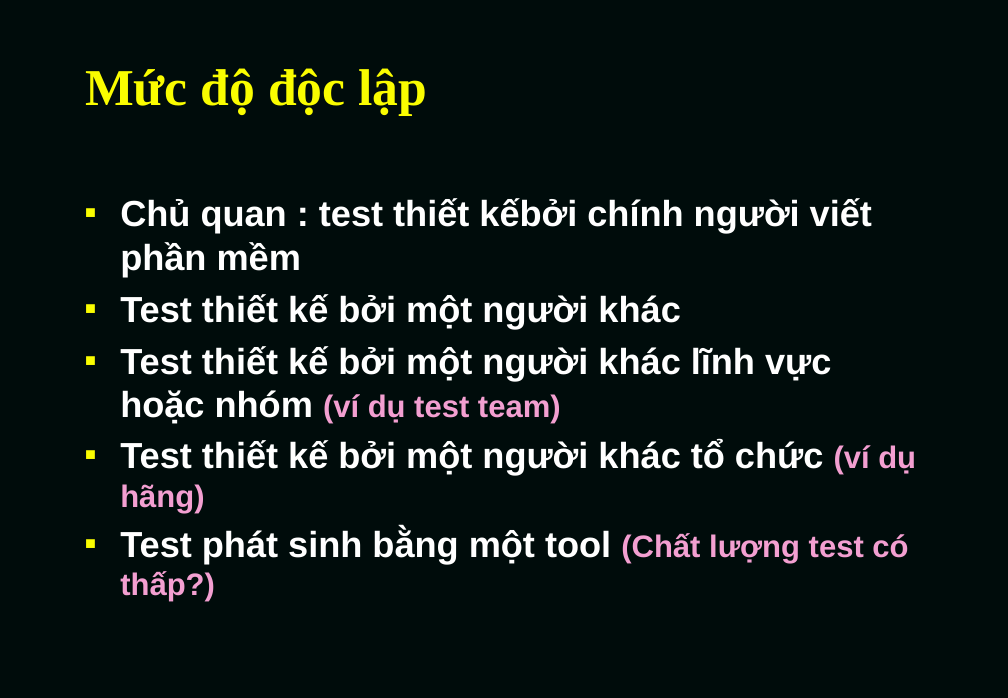
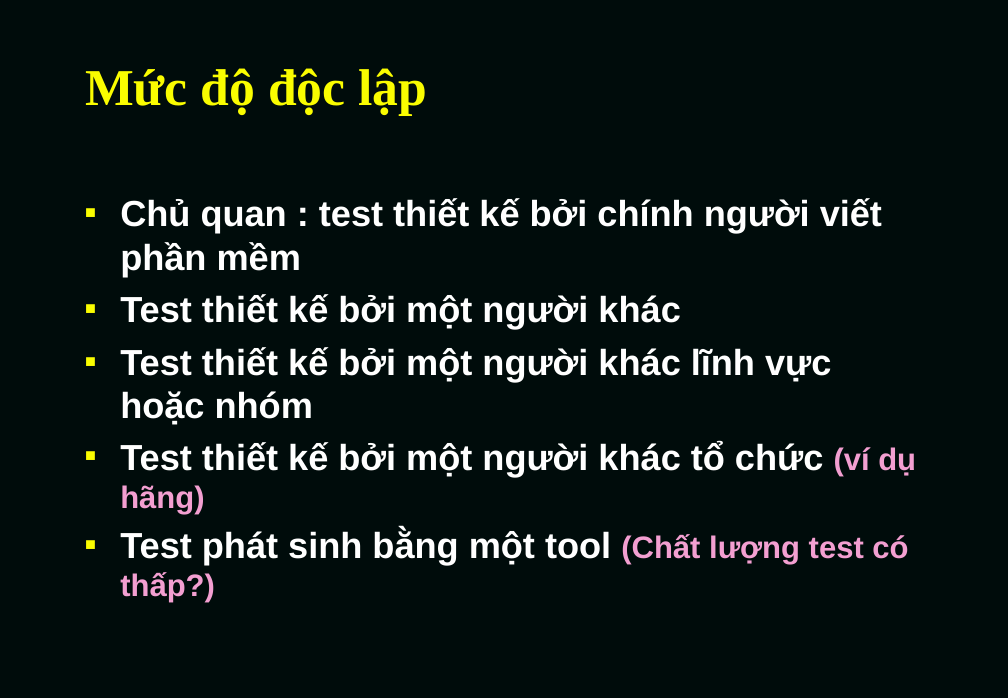
Before and after one commit to TesterRepo/kiemthu_Group1, a slide deck: slide 51 of ISTQBCH1-nhóm 1.ppt. Drawn at 1008x698 pixels with LibreOffice and Linux fonts; fonts in the diff are those of the drawing. Boxes give left, top, right and bottom in pixels: in the first picture for what was removed or moved away, otherwise in the second. Text is boxed around its words. In the diff, an @@ line names an element or a change of style, - is before the commit and + after.

```diff
--- a/ISTQBCH1-nhóm 1.ppt
+++ b/ISTQBCH1-nhóm 1.ppt
@@ text at [120,198,882,277]: spaces changed @@
-■ Chủ quan : test thiết kếbởi chính người viết phần mềm
+■ Chủ quan : test thiết kế bởi chính người viết phần mềm
@@ text at [120,347,831,425]: text changed @@
-■ Test thiết kế bởi một người khác lĩnh vực hoặc nhóm (ví dụ test team)
+■ Test thiết kế bởi một người khác lĩnh vực hoặc nhóm
```
Also in this commit, not shown: 24 other slides changed.
